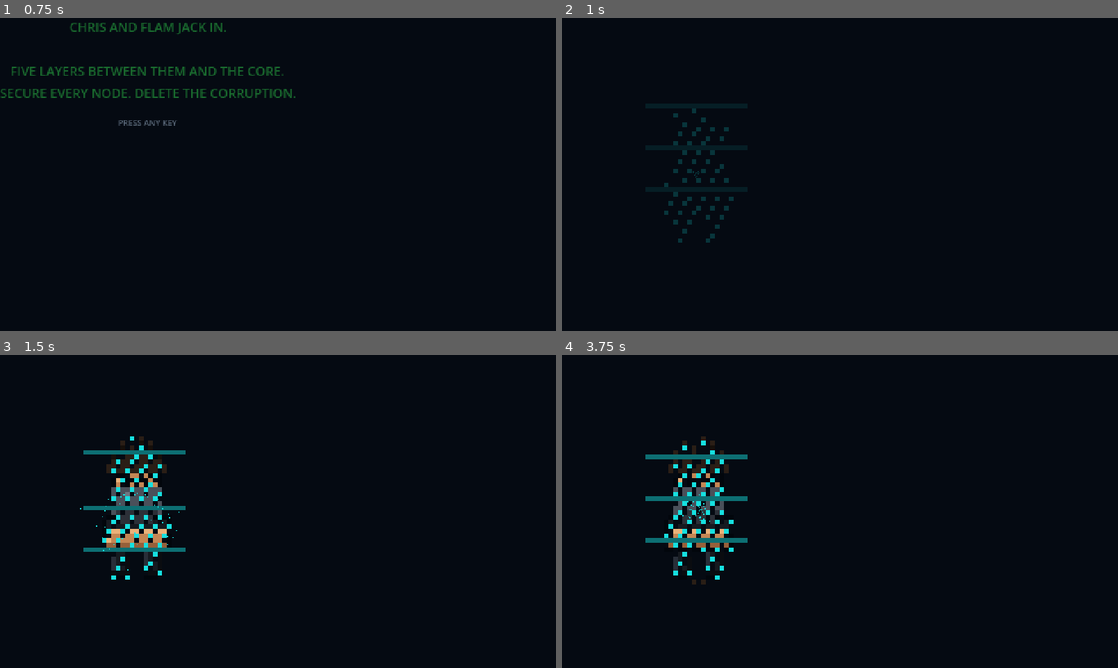
Above: before the commit, frames 1-4 (two rows, left to right).
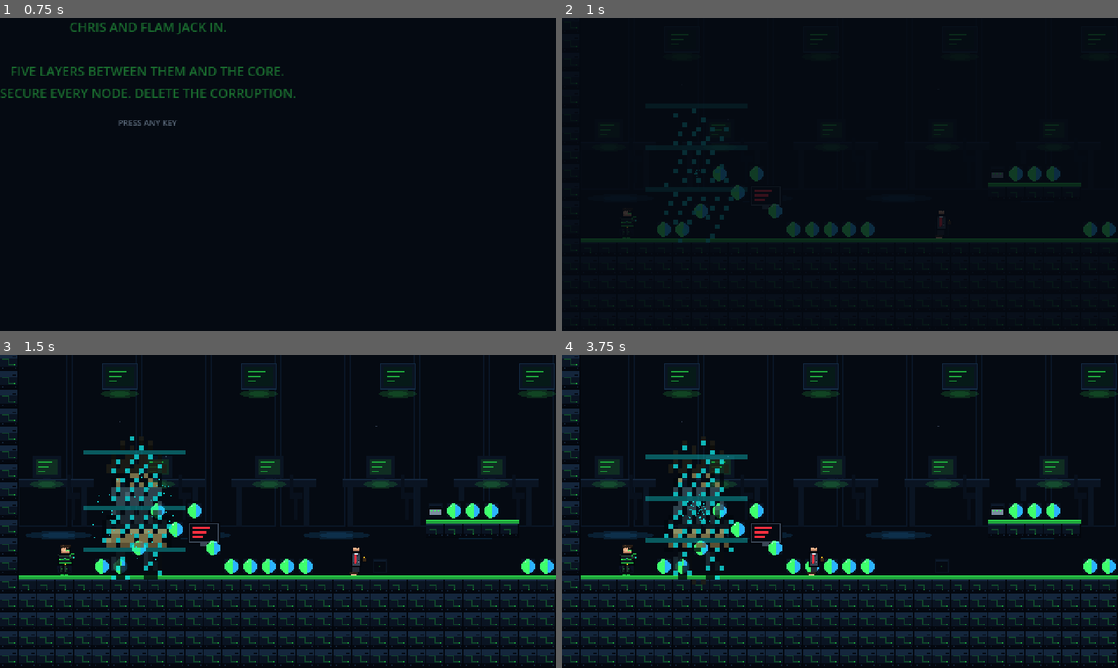
Above: after the commit, the same moments.

Repository: Flam-John/Credia-Guardians
Game: Godot game, scene res://scenes/ui/intro_cutscene.tscn
The game is run twice, just before and just after one commit, with the same random seed, the same clock (stepped at 60 frames per second) and the same inputs. This scene is started directly instead of the project's main scene.
Inputs (mouse positions are in pixels of both pictures, inside the frame that each line leads up to):
- Up to frame 1 (0.75 s): tap Enter (ui_accept) at 0.5 s; move the mouse to (400, 158) at 0.52 s; hold D (move_right) from 0.53 s (still down); tap U (fire) at 0.6 s; click (400, 158) at 0.67 s
- Up to frame 2 (1 s): keep holding D (move_right); tap Space (jump) at 0.77 s
- Up to frame 3 (1.5 s): release D (move_right) at 1.25 s; drag from (166, 527) to (250, 574) at 1.27 s
- Up to frame 4 (3.75 s): click "NEXT ▶" at 2 s; click "NEXT ▶" at 2.75 s; click "SKIP" at 3.5 s

Frame 1 is identical in both runs. In frame 2, 3.2% of the frame differs, in the area x 2-100%, y 2-99%; in frame 3, 18%, in the area x 0-100%, y 0-100%; in frame 4, 18%.

Commit message:
feat: Zaf's tutorial is now an in-game ghost overlay on stage 1, not a separate scene
User request: make Zaf's tutorial "more in-game" instead of a standalone
black-screen cutscene bolted on before the level even loads.

Old flow: character_select -> intro_cutscene (4 panels) -> a completely
separate zaf_tutorial.tscn scene (full black background) -> only THEN,
once Zaf finishes/is skipped, does it launch stage 1.

New flow: intro_cutscene launches stage 1 immediately (player spawns,
level is visible) and arms GameManager.pending_zaf_intro, a one-shot flag
(same pattern as SlotSelectFlow.force_new). stage_1.gd consumes it right
after spawning the player and adds the new ZafGhostIntro overlay — same
materialize-in/talk/dissolve-out animation, same 5 dialogue pages
(including the live-key-bindings page), same NEXT/SKIP buttons, but:
- No full-screen background — the real stage renders behind him.
- His sprite gets a translucent hologram tint so he actually reads as a
  "ghost/clone," not a solid character.
- He pauses the whole tree while talking (same mechanism every gate
  minigame already uses to freeze gameplay under an overlay) instead of
  launching anything afterward — we're already in the stage.

Caught a real compile error while building this: accept_event(), used by
the original Control-based _unhandled_input() cancel handling, doesn't
exist on CanvasLayer. Switched to polling ui_cancel in _process() instead
— the same convention every gate minigame's own cancel handling already
uses, sidestepping the API gap entirely rather than working around it.
Also caught the "gameplay sfx pool freezes under a direct paused=true"
rule the gate minigames already follow (play_sfx(..., true, true), the
ui-exempt pool) — missing it here would have made Zaf's teleport sfx
silently never play.

Deleted the now-fully-superseded scenes/ui/zaf_tutorial.tscn and
src/ui/zaf_tutorial.gd. Verified with a real rendered screenshot (a
throwaway probe scene, deleted after use, per this project's established
technique for visually confirming UI changes) that the actual stage 1
level, player, and Zaf's translucent ghost all render together correctly.

332/332 GUT tests (ported test_zaf_tutorial.gd's coverage onto the new
class/pause-based contract; added stage_1 trigger + flag-consumption
tests; removed the deleted scene from test_menu_screens.gd's smoke list),
reachability audit unaffected (no map changes).

Diff:
--- a/scenes/ui/zaf_tutorial.tscn
+++ /dev/null
@@ -1,6 +0,0 @@
-[gd_scene load_steps=2 format=3]
-
-[ext_resource type="Script" path="res://src/ui/zaf_tutorial.gd" id="1"]
-
-[node name="ZafTutorial" type="Control"]
-script = ExtResource("1")
--- a/src/autoload/game_manager.gd
+++ b/src/autoload/game_manager.gd
@@ -25,6 +25,12 @@
 ## Scene the current run lives in — retry/restart route through this, so
 ## non-stage modes (boss rush) retry correctly (review P0-1).
 var current_scene_path := ""
+## One-shot: set by intro_cutscene right before launching stage 1 on a fresh
+## new game, consumed by stage_1.gd the moment it actually spawns Zaf's
+## in-game ghost intro (same "set before a scene change, consumed exactly
+## once on the other side" pattern as SlotSelectFlow.force_new) — so a later
+## re-entry into stage 1 (retry, replay) never shows it again.
+var pending_zaf_intro := false
 
 
 func is_coop() -> bool:
--- a/src/levels/stages/stage_1.gd
+++ b/src/levels/stages/stage_1.gd
@@ -12,3 +12,14 @@
 		Rect2(87, 20, 6, 2),   # vault under the floor after the steam shafts
 		Rect2(122, 20, 6, 3),  # vault under the office maze
 	]
+
+
+## Zaf's in-game ghost intro: only on a fresh new game's very first entry
+## into stage 1 (GameManager.pending_zaf_intro, armed by intro_cutscene.gd
+## and consumed here) — a later re-entry (retry, replay) must not show it
+## again.
+func _ready() -> void:
+	super._ready()
+	if GameManager.pending_zaf_intro:
+		GameManager.pending_zaf_intro = false
+		add_child(ZafGhostIntro.new())
--- a/src/minigames/code_review_minigame.gd
+++ b/src/minigames/code_review_minigame.gd
@@ -57,7 +57,7 @@
 const ZAF_WIN := "Actually mergeable. Barely."
 
 ## Tests inject a fixed sequence instead of RNG (same seam idea as
-## RespawnController.scene_router / zaf_tutorial.stage_launcher).
+## RespawnController.scene_router).
 var rng := RandomNumberGenerator.new()
 
 ## P1's own colour also covers solo (player_index 0) — only P2 (index 2) is
--- a/src/ui/intro_cutscene.gd
+++ b/src/ui/intro_cutscene.gd
@@ -26,9 +26,12 @@
 	_index += 1
 	if _index >= PANELS.size():
 		set_process_unhandled_input(false) # no double-launch
-		# new runs (the only path through this intro) meet the boss first:
-		# Zaf's tutorial launches stage 1 when he leaves
-		SceneManager.change_scene("res://scenes/ui/zaf_tutorial.tscn")
+		# new runs (the only path through this intro) meet Zaf as an
+		# in-game ghost overlay right after stage 1 loads (user request:
+		# "more in-game" instead of a separate tutorial scene) — arm the
+		# one-shot flag stage_1.gd consumes, then launch straight in.
+		GameManager.pending_zaf_intro = true
+		GameManager.launch_stage(1, GameManager.character, GameManager.character2)
 	else:
 		_label.text = tr(PANELS[_index])
 		_label.modulate.a = 0.0
--- a/src/ui/zaf_tutorial.gd
+++ b/src/ui/zaf_ghost_intro.gd
@@ -1,19 +1,26 @@
-extends Control
-## Zaf — Chris & Flam's boss — materializes out of the system after the
-## intro on NEW runs (solo or co-op), walks the rookies through the basics
-## (NEXT/SKIP), then dissolves back into code and launches stage 1.
-
-signal finished # tests listen here; the default handler launches stage 1
-
-## Tests inject a spy here instead of a real scene change (same pattern as
-## RespawnController.scene_router). Defaults to the real launch.
-var stage_launcher: Callable = Callable()
+class_name ZafGhostIntro
+extends CanvasLayer
+## Zaf — Chris & Flam's boss — materializes as a translucent in-game ghost
+## right after stage 1 loads on a fresh new game (user request: "more
+## in-game" than the old standalone tutorial scene it replaces), walks the
+## rookies through the basics (NEXT/SKIP) while the real stage is visible
+## behind him, then dissolves back into code and hands control back to the
+## player. Triggered by stage_1.gd consuming GameManager.pending_zaf_intro;
+## there is no separate scene to launch afterward — we're already IN the
+## stage, we just pause it while he talks (same mechanism MinigameLauncher
+## already uses to freeze gameplay under a full-screen overlay) and unpause
+## when he's done.
+
+signal finished # tests listen here
 
 const SHEET := preload("res://assets/art/characters/zaf_sheet.png")
 const PORTRAIT := preload("res://assets/art/characters/zaf_portrait.png")
 const FRAME := 32
 const MATERIALIZE_FRAMES := 6
 const TICK := 0.11
+## A hologram tint + translucency (design polish, user request: he should
+## read as "a clone/ghost", not a solid character standing there).
+const GHOST_MODULATE := Color(0.75, 1.0, 1.0, 0.8)
 
 enum Phase { ENTER, TALK, LEAVE }
 
@@ -21,8 +28,9 @@
 var _index := 0
 var _phase := Phase.ENTER
 var _anim := 0
-var _launched := false
-
+var _finished := false
+
+var _root: Control
 var _sprite: TextureRect
 var _atlas: AtlasTexture
 var _panel: Control
@@ -31,7 +39,14 @@
 
 
 func _ready() -> void:
-	UIKit.fill_background(self)
+	layer = MinigameLauncher.CANVAS_LAYER
+	process_mode = Node.PROCESS_MODE_ALWAYS
+	# Freeze the real stage (player, enemies, everything) while Zaf talks —
+	# same mechanism every gate minigame already uses, just without a
+	# teleport-out step: he's appearing NEXT TO the player, not taking them
+	# somewhere else.
+	get_tree().paused = true
+
 	_pages = [
 		tr("ZAF_1"),
 		_controls_page(),
@@ -40,7 +55,16 @@
 		tr("ZAF_5"),
 	]
 
-	# Zaf, big, left of center — starts on the first materialize frame
+	# CanvasLayer children never stretch with anchors (project-wide gotcha,
+	# see pause_menu.gd) — build our own sized root instead of anchoring;
+	# deliberately NO full-screen background ColorRect here (unlike every
+	# gate minigame) so the actual stage stays visible behind Zaf.
+	_root = Control.new()
+	add_child(_root)
+	_root.size = _root.get_viewport().get_visible_rect().size
+
+	# Zaf, big, left of center — starts on the first materialize frame,
+	# tinted as a translucent hologram rather than solid.
 	_atlas = AtlasTexture.new()
 	_atlas.atlas = SHEET
 	_atlas.region = Rect2(0, 0, FRAME, FRAME)
@@ -50,7 +74,8 @@
 	_sprite.stretch_mode = TextureRect.STRETCH_SCALE
 	_sprite.size = Vector2(128, 128)
 	_sprite.position = Vector2(52, 70)
-	add_child(_sprite)
+	_sprite.modulate = GHOST_MODULATE
+	_root.add_child(_sprite)
 
 	# cyan code-sparks around the materialization point
 	_sparks = CPUParticles2D.new()
@@ -65,7 +90,7 @@
 	_sparks.initial_velocity_max = 90.0
 	_sparks.gravity = Vector2(0, 40)
 	_sparks.color = Color(0.09, 0.88, 0.88)
-	add_child(_sparks)
+	_root.add_child(_sparks)
 	_sparks.emitting = true
 
 	_build_panel()
@@ -76,7 +101,13 @@
 	ticker.autostart = true
 	ticker.timeout.connect(_tick)
 	add_child(ticker)
-	AudioManager.play_sfx("ai_teleport")
+	# ui=true: the tree is genuinely paused above (not routed through
+	# PauseMenu/EventBus.pause_toggled), and the gameplay sfx pool freezes
+	# with it — only the small ALWAYS-mode UI pool keeps playing through a
+	# direct get_tree().paused=true. Every gate minigame's own sfx calls
+	# already follow this same rule; missing it here would make Zaf's
+	# teleport-in/out sound silently never play.
+	AudioManager.play_sfx("ai_teleport", true, true)
 
 
 func _build_panel() -> void:
@@ -86,7 +117,6 @@
 	pt.region = Rect2(0, 0, 48, 48)
 	portrait.texture = pt
 	portrait.texture_filter = CanvasItem.TEXTURE_FILTER_NEAREST
-	portrait.stretch_mode = TextureRect.STRETCH_KEEP
 	var header := HBoxContainer.new()
 	header.add_theme_constant_override(&"separation", 8)
 	header.add_child(portrait)
@@ -97,10 +127,9 @@
 	_text.autowrap_mode = TextServer.AUTOWRAP_WORD_SMART
 	_text.vertical_alignment = VERTICAL_ALIGNMENT_CENTER
 
-	# stacked, not side-by-side: two UIKit.button()s at their standard 140px
-	# width don't fit next to each other beside Zaf's portrait on a 480px
-	# screen (review v1.11.1) — every other menu in the game stacks buttons
-	# vertically too, so this also matches the house style
+	# stacked, not side-by-side (see the original tutorial's own history:
+	# two UIKit.button()s at their standard 140px width don't fit next to
+	# each other beside Zaf's portrait on a 480px screen)
 	var column := UIKit.menu_column([
 		header,
 		_text,
@@ -109,15 +138,15 @@
 	])
 	var framed := UIKit.framed_panel(column)
 	_panel = framed
-	add_child(_panel)
+	_root.add_child(_panel)
 	# center the framed panel in the space to the RIGHT of Zaf, sized
 	# after layout so it can never overflow the 480x270 screen regardless
 	# of locale (Greek strings run longer than English)
 	await get_tree().process_frame
 	var right_area_x := _sprite.position.x + _sprite.size.x
-	var available := size.x - right_area_x
+	var available := _root.size.x - right_area_x
 	framed.position.x = right_area_x + (available - framed.size.x) / 2.0
-	framed.position.y = (size.y - framed.size.y) / 2.0
+	framed.position.y = (_root.size.y - framed.size.y) / 2.0
 
 
 ## Controls page with the CURRENT key bindings (and P2's in co-op).
@@ -175,23 +204,26 @@
 	_anim = MATERIALIZE_FRAMES - 1
 	_panel.visible = false
 	_sparks.restart()
-	AudioManager.play_sfx("ai_teleport")
+	AudioManager.play_sfx("ai_teleport", true, true)
 
 
 func _finish() -> void:
-	if _launched:
-		return
-	_launched = true
+	if _finished:
+		return
+	_finished = true
+	get_tree().paused = false
 	finished.emit()
-	if stage_launcher.is_valid():
-		stage_launcher.call()
-	elif not GameManager.is_stage_running():
-		GameManager.launch_stage(1, GameManager.character, GameManager.character2)
-
-
-func _unhandled_input(event: InputEvent) -> void:
+	queue_free()
+
+
+## Polls Input directly (same convention every gate minigame's own
+## ui_cancel handling already uses) rather than _unhandled_input() — that
+## would need accept_event(), which only exists on Control, not the plain
+## Node/CanvasLayer hierarchy this class is part of (a real compile error
+## caught while building this: "Function accept_event() not found in base
+## self" once this stopped extending Control).
+func _process(_delta: float) -> void:
 	if _phase != Phase.TALK:
 		return
-	if event.is_action_pressed(&"ui_cancel"):
-		accept_event()
+	if Input.is_action_just_pressed(&"ui_cancel"):
 		_depart()
--- a/tests/unit/test_menu_screens.gd
+++ b/tests/unit/test_menu_screens.gd
@@ -17,7 +17,6 @@
 	"res://scenes/ui/character_select.tscn",
 	"res://scenes/ui/options_menu.tscn",
 	"res://scenes/ui/game_over.tscn",
-	"res://scenes/ui/zaf_tutorial.tscn",
 ]
 
 
--- a/tests/unit/test_stage_1.gd
+++ b/tests/unit/test_stage_1.gd
@@ -10,6 +10,35 @@
 
 func after_all() -> void:
 	SaveManager.restore_default_paths()
+
+
+func after_each() -> void:
+	GameManager.pending_zaf_intro = false
+	get_tree().paused = false
+
+
+func test_pending_zaf_intro_spawns_the_ghost_and_is_consumed() -> void:
+	GameManager.start_stage(1, &"chris")
+	GameManager.pending_zaf_intro = true
+	var stage: LevelBase = STAGE.instantiate()
+	add_child_autofree(stage)
+	await wait_physics_frames(3)
+	var ghosts := stage.get_children().filter(func(c: Node) -> bool: return c is ZafGhostIntro)
+	assert_eq(ghosts.size(), 1, "a fresh new game must meet Zaf's in-game ghost intro")
+	assert_false(GameManager.pending_zaf_intro,
+			"the flag must be consumed so a later re-entry doesn't show it again")
+	GameManager.end_stage()
+
+
+func test_without_the_pending_flag_stage_1_never_spawns_the_ghost() -> void:
+	GameManager.start_stage(1, &"chris")
+	GameManager.pending_zaf_intro = false
+	var stage: LevelBase = STAGE.instantiate()
+	add_child_autofree(stage)
+	await wait_physics_frames(3)
+	var ghosts := stage.get_children().filter(func(c: Node) -> bool: return c is ZafGhostIntro)
+	assert_eq(ghosts.size(), 0, "a retry/replay of stage 1 must not show Zaf again")
+	GameManager.end_stage()
 
 
 func test_stage_1_content_counts() -> void:
--- a/tests/unit/test_zaf_tutorial.gd
+++ b/tests/unit/test_zaf_tutorial.gd
@@ -1,10 +1,8 @@
 extends GutTest
-## Zaf's post-intro tutorial: materialize -> talk (NEXT/SKIP) -> dissolve,
-## then launches stage 1. Ticks are driven directly (not via the real
-## Timer) so the test doesn't depend on wall-clock idle time.
-
-const SCENE := preload("res://scenes/ui/zaf_tutorial.tscn")
-
+## Zaf's in-game ghost intro: materialize -> talk (NEXT/SKIP) -> dissolve,
+## pausing/unpausing the real (test) tree around it instead of launching a
+## separate stage scene. Ticks are driven directly (not via the real Timer)
+## so the test doesn't depend on wall-clock idle time.
 
 func before_all() -> void:
 	SaveManager.redirect_for_tests("user://test_saves", "user://test_settings.cfg")
@@ -16,19 +14,18 @@
 
 func after_each() -> void:
 	GameManager.character2 = &""
+	get_tree().paused = false
 
 
-func _spawn() -> Control:
-	var zaf: Control = SCENE.instantiate()
-	var launched := {"count": 0}
-	zaf.stage_launcher = func() -> void: launched.count += 1
-	zaf.set_meta(&"launched", launched)
+func _spawn() -> ZafGhostIntro:
+	var zaf := ZafGhostIntro.new()
 	add_child_autofree(zaf)
 	return zaf
 
 
-func test_materializes_before_showing_the_panel() -> void:
+func test_pauses_the_tree_immediately_and_materializes_before_showing_the_panel() -> void:
 	var zaf := _spawn()
+	assert_true(get_tree().paused, "the real stage must freeze the instant Zaf appears")
 	assert_eq(zaf._phase, zaf.Phase.ENTER)
 	assert_false(zaf._panel.visible, "Zaf appears before the dialog shows")
 	for i in zaf.MATERIALIZE_FRAMES:
@@ -37,7 +34,7 @@
 	assert_true(zaf._panel.visible)
 
 
-func test_next_advances_pages_then_skip_departs_and_launches() -> void:
+func test_next_advances_pages_then_skip_departs_and_unpauses() -> void:
 	var zaf := _spawn()
 	for i in zaf.MATERIALIZE_FRAMES:
 		zaf._tick()
@@ -50,11 +47,10 @@
 	assert_eq(zaf._phase, zaf.Phase.LEAVE)
 	for i in zaf.MATERIALIZE_FRAMES + 1:
 		zaf._tick()
-	var launched: Dictionary = zaf.get_meta(&"launched")
-	assert_eq(launched.count, 1, "stage launcher fired exactly once")
+	assert_false(get_tree().paused, "control must hand back once Zaf is done")
 
 
-func test_skip_departs_immediately_from_talk() -> void:
+func test_skip_departs_immediately_and_unpauses() -> void:
 	var zaf := _spawn()
 	for i in zaf.MATERIALIZE_FRAMES:
 		zaf._tick()
@@ -62,18 +58,17 @@
 	assert_eq(zaf._phase, zaf.Phase.LEAVE)
 	for i in zaf.MATERIALIZE_FRAMES + 1:
 		zaf._tick()
-	var launched: Dictionary = zaf.get_meta(&"launched")
-	assert_eq(launched.count, 1)
+	assert_false(get_tree().paused)
 
 
 func test_finish_is_idempotent() -> void:
 	var zaf := _spawn()
+	watch_signals(zaf)
 	zaf._phase = zaf.Phase.LEAVE
 	zaf._anim = 0
 	zaf._tick() # anim -> -1, calls _finish()
-	zaf._finish() # a stray second call must not double-launch
-	var launched: Dictionary = zaf.get_meta(&"launched")
-	assert_eq(launched.count, 1, "_finish is idempotent")
+	zaf._finish() # a stray second call must not double-emit/double-unpause
+	assert_signal_emit_count(zaf, "finished", 1, "_finish is idempotent")
 
 
 func test_controls_page_lists_current_keys() -> void:
Not shown, added: src/ui/zaf_ghost_intro.gd.uid
Not shown, removed: src/ui/zaf_tutorial.gd.uid
